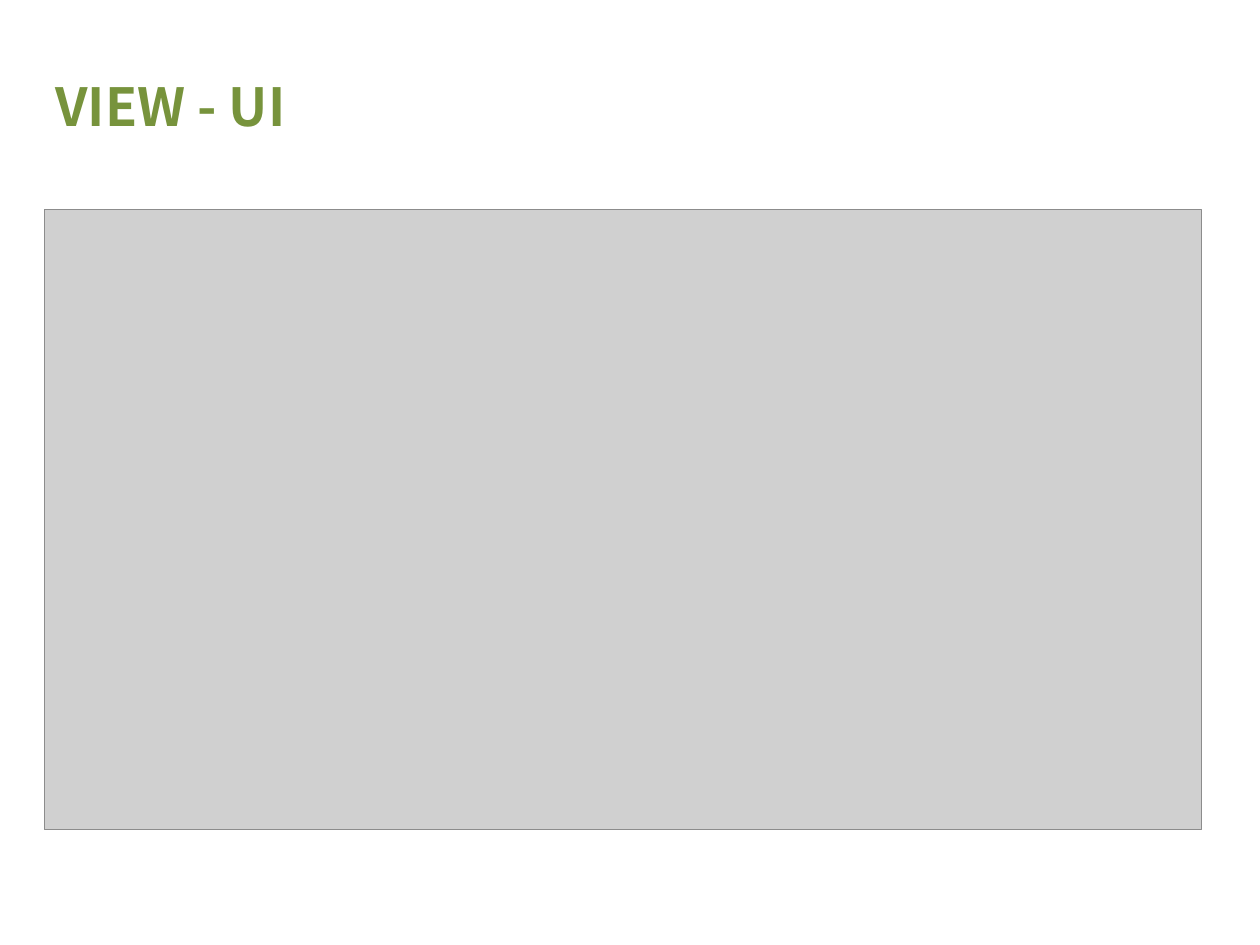
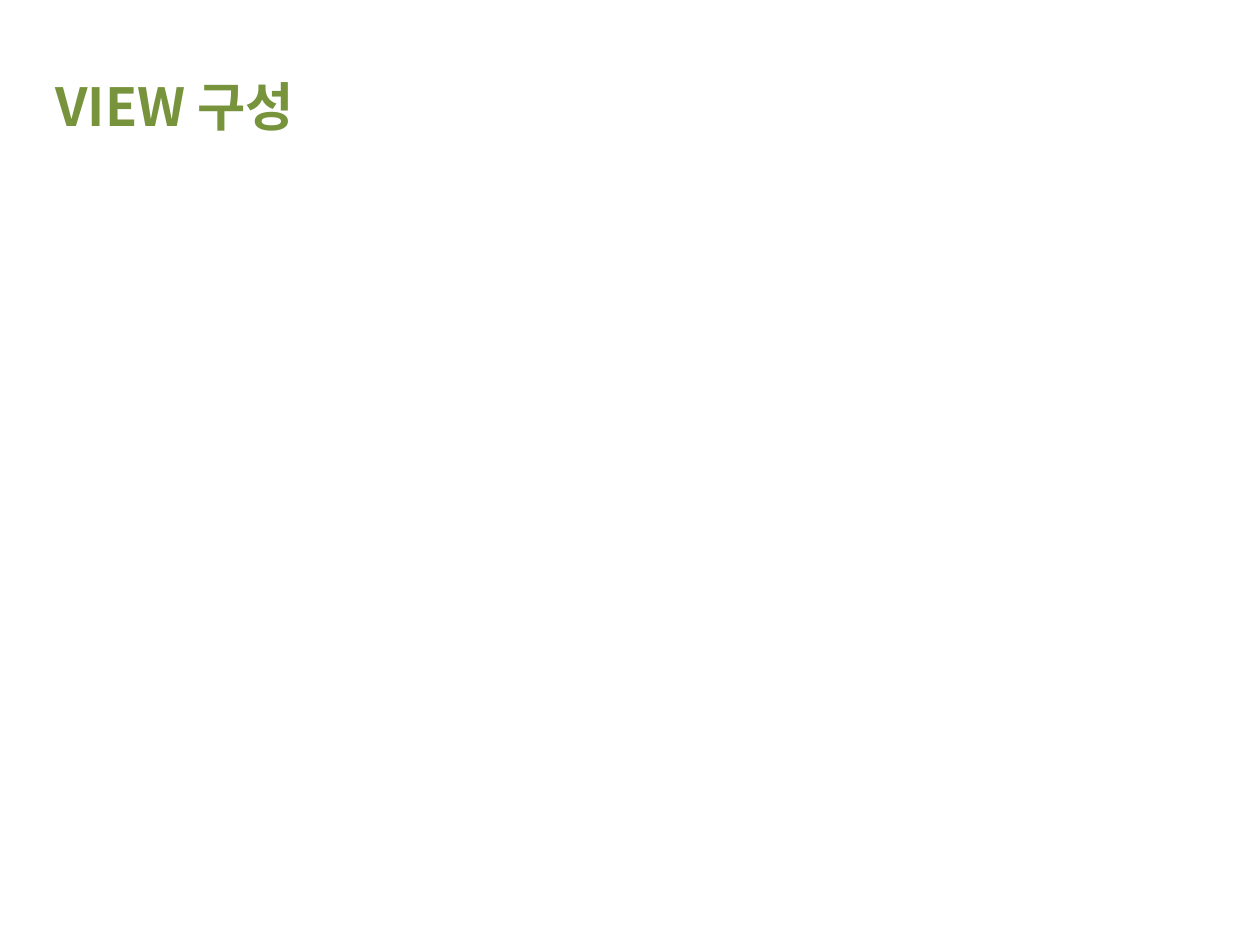
Before and after one commit to dta987/WebProject, a slide deck: slide 12 of WebContent/common/발표yamamanPPT.pptx (slide 7 before the commit). Drawn at 1260x945 pixels with LibreOffice and Linux fonts; fonts in the diff are those of the drawing; grey boxes stand for pictures; background and template pictures are left out. Boxes give left, top, right and bottom in pixels: in the first picture for what was removed or moved away, otherwise in the second. Text is boxed around its words. In the diff, an @@ line names an element or a change of style, - is before the commit and + after.

```diff
--- a/WebContent/common/발표yamamanPPT.pptx
+++ b/WebContent/common/발표yamamanPPT.pptx
@@ text at bbox=[56, 82, 295, 131]: text changed @@
-VIEW - UI
+VIEW 구성
@@ picture removed at bbox=[44, 209, 1201, 829] @@
```
Also in this commit, not shown: 6 other slides changed, 8 slides added, 3 slides removed, 21 other files.
